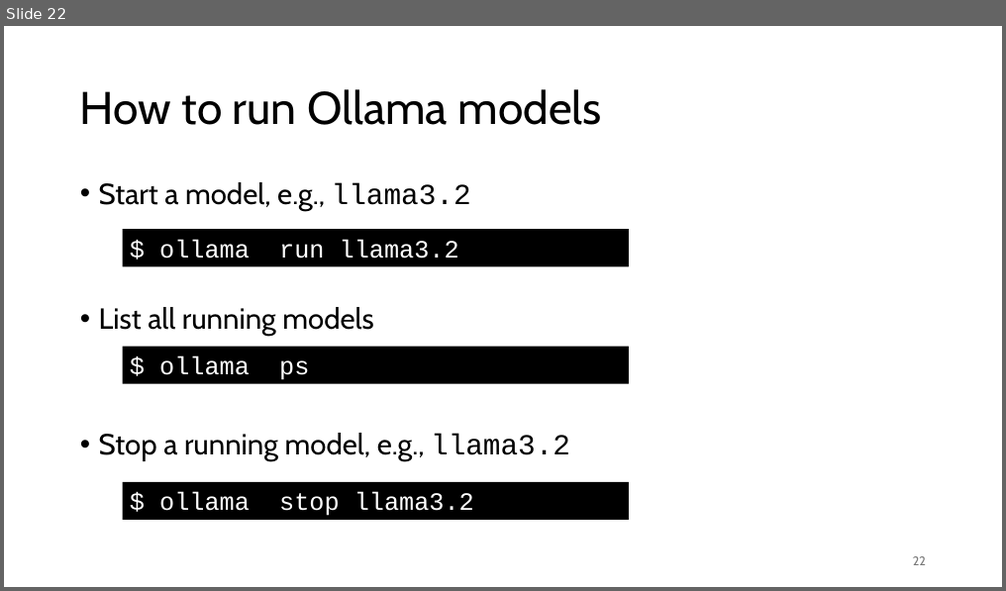
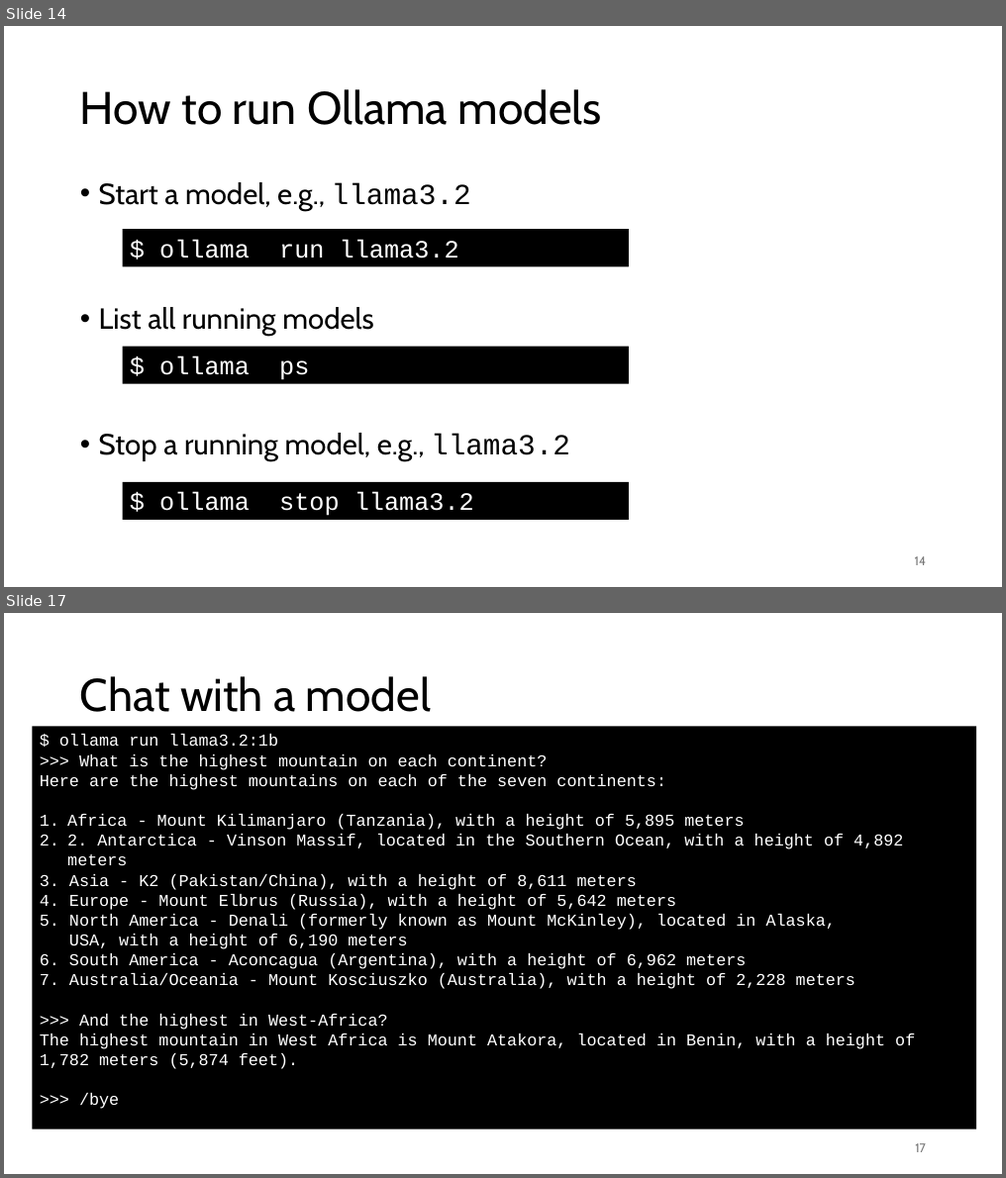
Before and after one commit to gjbex/Deploying-LLMs-locally, a slide deck: local_LLMs.pptx. Shown one above the other, each under a label of ours: slide 22 before the commit, slides 14 and 17 after it; the slides between them are not shown. The pictures are 1006x591 and 1006x1178 pixels, drawn with LibreOffice and Linux fonts; fonts in the diff are those of the drawing. Boxes give left, top, right and bottom in pixels: in the first picture for what was removed or moved away, otherwise in the second. Text is boxed around its words. In the diff, an @@ line names an element or a change of style, - is before the commit and + after.

Commit message:
Add slides on command line interaction with Ollama

```diff
--- a/local_LLMs.pptx
+++ b/local_LLMs.pptx
@@ slide 17 added at (4, 613, 1002, 1174), background #FFFFFF @@
@@ title added at (80, 676, 431, 712), 44 pt, text #000000 @@
+Chat with a model
@@ rectangle added at (33, 726, 977, 1130), fill #000000, 16 pt, text #FFFFFF @@
+$ ollama run llama3.2:1b
+>>> What is the highest mountain on each continent?
+Here are the highest mountains on each of the seven continents:
+1. Africa - Mount Kilimanjaro (Tanzania), with a height of 5,895 meters
+2. 2. Antarctica - Vinson Massif, located in the Southern Ocean, with a height of 4,892 meters
+3. Asia - K2 (Pakistan/China), with a height of 8,611 meters
+4. Europe - Mount Elbrus (Russia), with a height of 5,642 meters
+5. North America - Denali (formerly known as Mount McKinley), located in Alaska,
+USA, with a height of 6,190 meters
+6. South America - Aconcagua (Argentina), with a height of 6,962 meters
+7. Australia/Oceania - Mount Kosciuszko (Australia), with a height of 2,228 meters
+>>> And the highest in West-Africa?
+The highest mountain in West Africa is Mount Atakora, located in Benin, with a height of 1,782 meters (5,874 feet).
+>>> /bye
@@ page number added at (915, 1144, 926, 1153), 12 pt, text #797979 @@
+17
@@ what was slide 22 is now slide 14 @@
@@ page number at (915, 557, 926, 566): text changed @@
-22
+14
```
Also in this commit, not shown: 4 slides changed, 7 other slides added.
